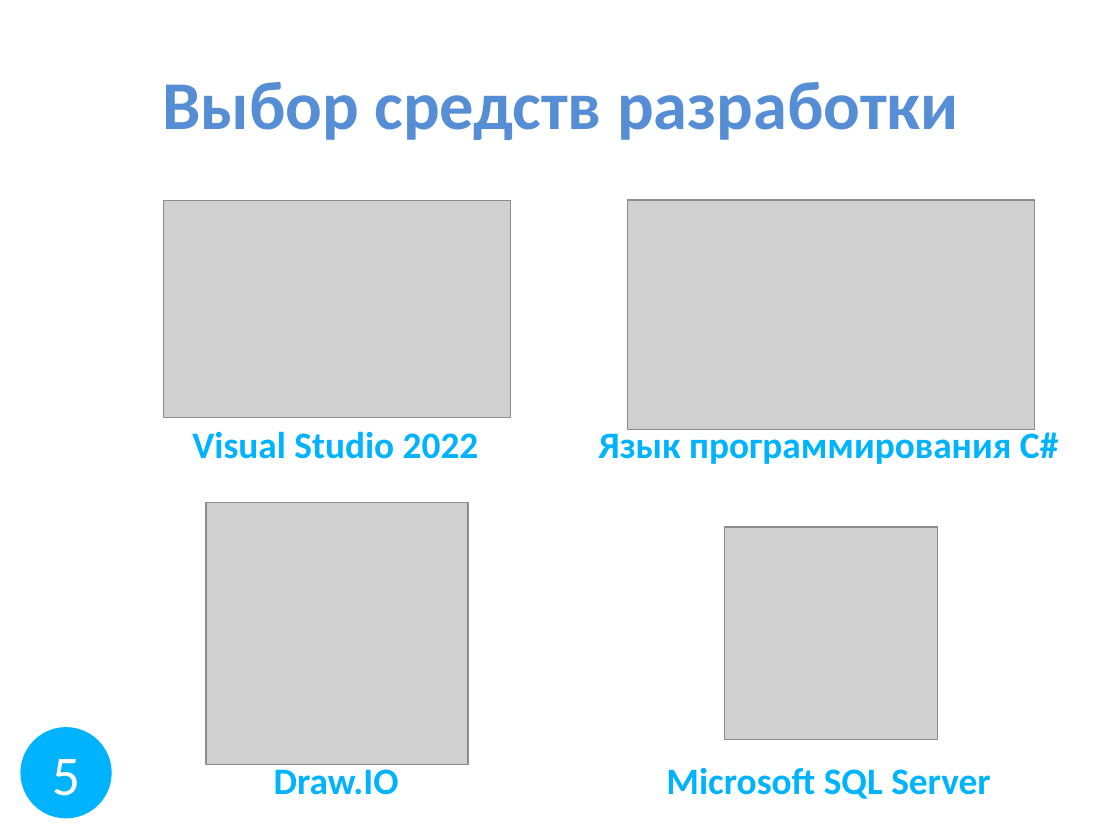
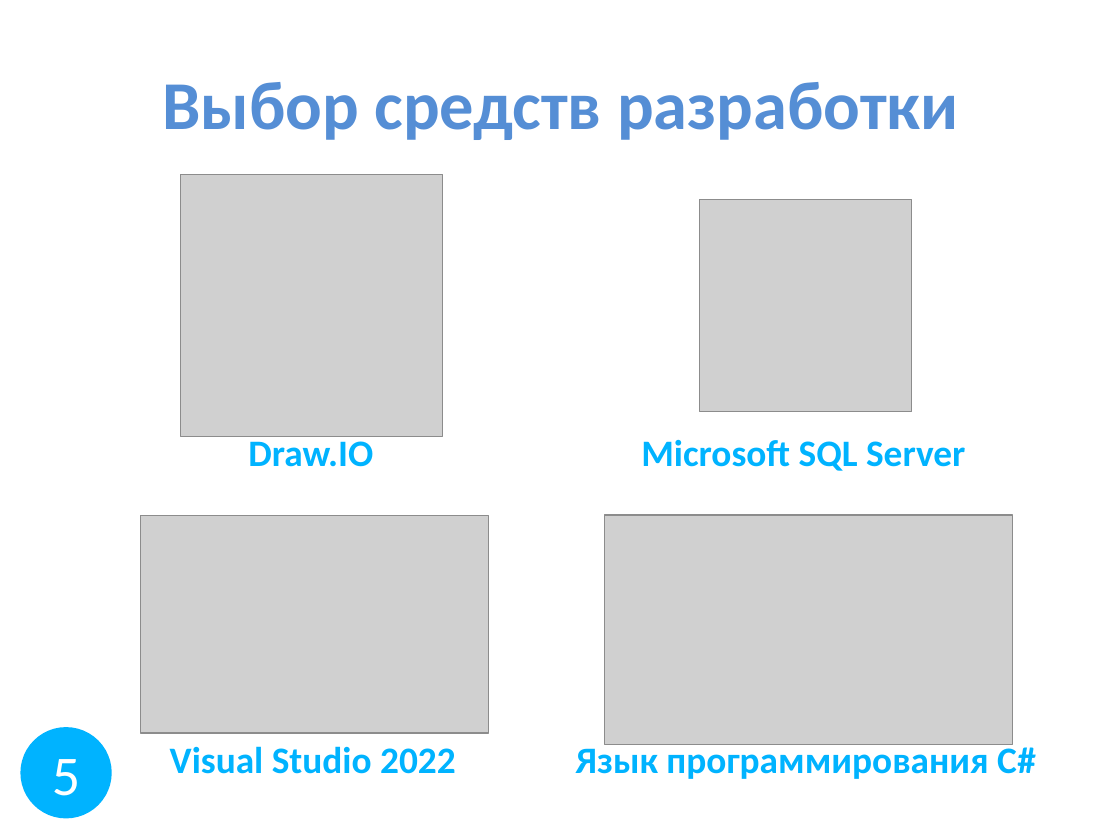
Before and after one commit to D1pex2/ConfiguratorPC, a slide deck: slide 5 of Презентация.pptx. Drawn at 1120x840 pixels with LibreOffice and Linux fonts; fonts in the diff are those of the drawing; grey boxes stand for pictures. Boxes give left, top, right and bottom in pixels: in the first picture for what was removed or moved away, otherwise in the second. Text is boxed around its words. In the diff, an @@ line names an element or a change of style, - is before the commit and + after.

```diff
--- a/Презентация.pptx
+++ b/Презентация.pptx
@@ picture: place and size @@
-picture at bbox=[206, 502, 468, 764]
+picture at bbox=[180, 175, 442, 437]
@@ 2 texts, 1 picture: place and size @@
-2 texts, 1 picture at bbox=[274, 528, 990, 799]
+2 texts, 1 picture at bbox=[248, 199, 965, 471]
@@ picture: place and size @@
-picture at bbox=[164, 200, 512, 418]
+picture at bbox=[140, 515, 488, 732]
@@ picture: place and size @@
-picture at bbox=[627, 200, 1035, 430]
+picture at bbox=[605, 515, 1012, 745]
@@ text "Visual Studio 2022": place and size @@
-text "Visual Studio 2022" at bbox=[192, 431, 479, 459]
+text "Visual Studio 2022" at bbox=[170, 746, 456, 774]
@@ text "Язык программирования С#": place and size @@
-text "Язык программирования С#" at bbox=[598, 427, 1059, 464]
+text "Язык программирования С#" at bbox=[576, 742, 1036, 779]
```
Also in this commit, not shown: 5 other slides changed, 1 slide added.
